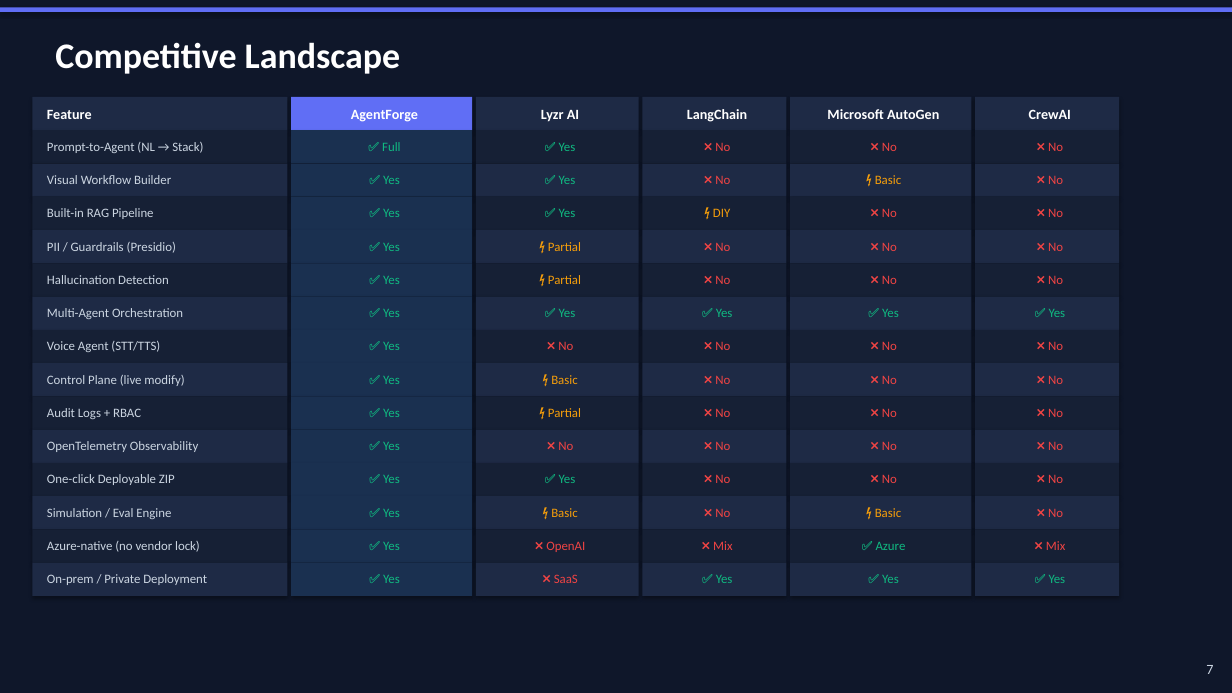
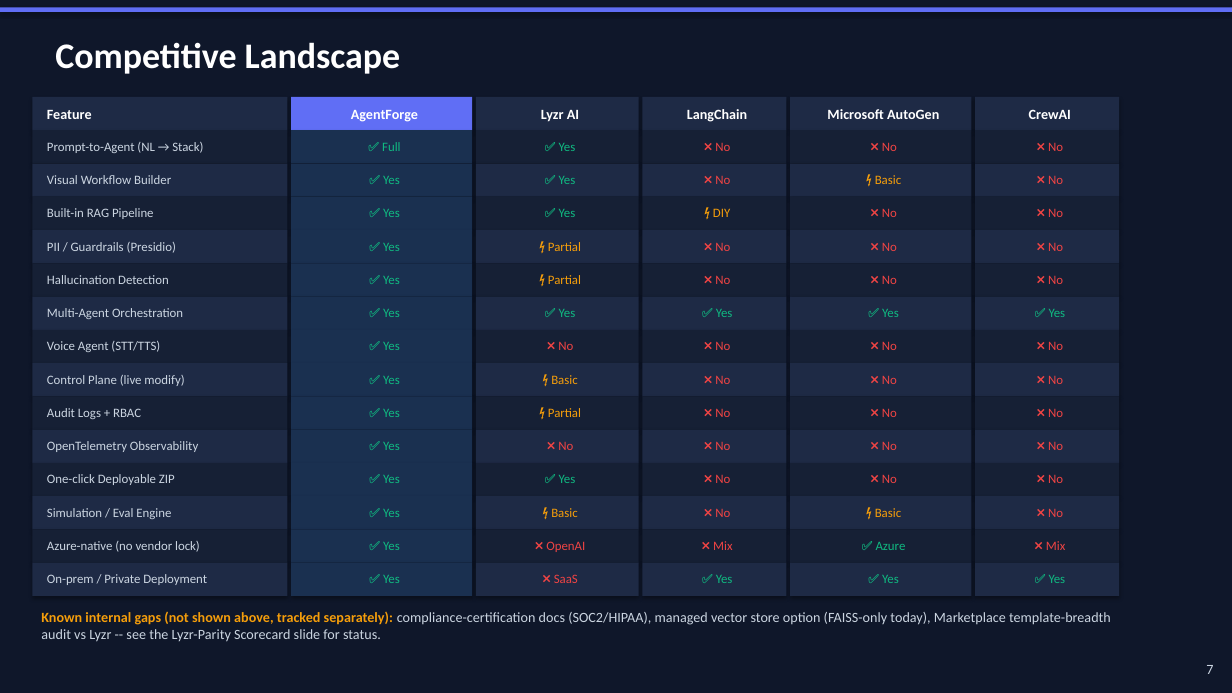
Before and after one commit to nsureshmanikandan/AgentForge, a slide deck: slide 7 of docs/AgentForge-PresentationV9.pptx. Drawn at 1232x693 pixels with LibreOffice and Linux fonts; fonts in the diff are those of the drawing. Boxes give left, top, right and bottom in pixels: in the first picture for what was removed or moved away, otherwise in the second. Text is boxed around its words. In the diff, an @@ line names an element or a change of style, - is before the commit and + after.

Commit message:
ppt updated

```diff
--- a/docs/AgentForge-PresentationV9.pptx
+++ b/docs/AgentForge-PresentationV9.pptx
@@ text added at (41, 612, 1111, 642), 11 pt, text #CBD5E1 @@
+Known internal gaps (not shown above, tracked separately): compliance-certification docs (SOC2/HIPAA), managed vector store option (FAISS-only today), Marketplace template-breadth audit vs Lyzr -- see the Lyzr-Parity Scorecard slide for status.
```
Also in this commit, not shown: 10 other slides changed, 3 slides added, 1 other file.
